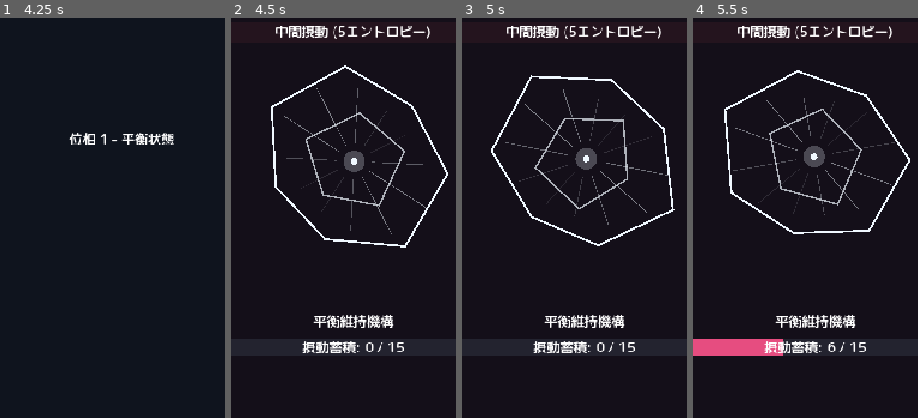
Above: before the commit, frames 1-4 (left to right).
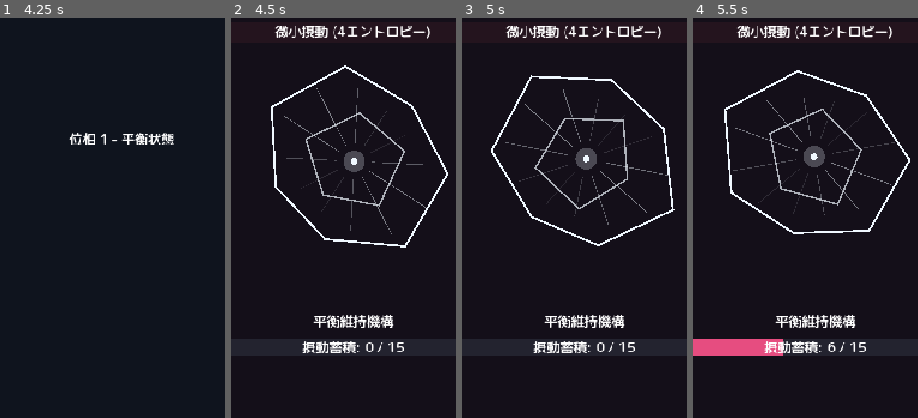
Above: after the commit, the same moments.

Repository: bracket-proton/complex
Game: Godot game, scene res://scenes/main_menu.tscn
The game is run twice, just before and just after one commit, with the same random seed, the same clock (stepped at 60 frames per second) and the same inputs.
Inputs (mouse positions are % of the whole screen's width and height, from its top left):
- Up to frame 1 (4.25 s): click "始める" at 0.5 s; click "戻る" at 1.25 s; click "⚙" at 2 s; click "戻る" at 2.75 s; click "始める" at 3.5 s
- Up to frame 2 (4.5 s): click "摂動を開始する" at 4.25 s
- Up to frame 3 (5 s): no input
- Up to frame 4 (5.5 s): click (24, 76) at 5.02 s
The pictures show only the part of the screen within x 23-73%, y 5-55%; the shares and areas given below are measured in that part.

Frame 1 is identical in both runs. In frame 2, 0.4% of the frame differs, in the area x 19-51%, y 2-5%; in frame 3, 0.4%; in frame 4, 0.4%.

Commit message:
any change

Diff:
--- a/data/game_config.json
+++ b/data/game_config.json
@@ -38,11 +38,28 @@
       "enemy_color": "#F0F8FF",
       "stability_threshold": 15,
       "enemy_intents": [
-        {"text": "微小摂動 (4エントロピー)", "type": "entropy", "value": 4},
-        {"text": "局所不安定 (6エントロピー)", "type": "entropy", "value": 6},
-        {"text": "自己安定化", "type": "stabilize", "value": 0},
-        {"text": "中間摂動 (5エントロピー)", "type": "entropy", "value": 5}
-      ]
+        {
+          "text": "微小摂動 (4エントロピー)",
+          "type": "entropy",
+          "value": 4
+        },
+        {
+          "text": "局所不安定 (6エントロピー)",
+          "type": "entropy",
+          "value": 6
+        },
+        {
+          "text": "自己安定化",
+          "type": "stabilize",
+          "value": 0
+        },
+        {
+          "text": "中間摂動 (5エントロピー)",
+          "type": "entropy",
+          "value": 5
+        }
+      ],
+      "enemy_intent_mode": "sequential"
     },
     {
       "name": "非平衡ダイナミクス",
@@ -50,11 +67,29 @@
       "enemy_color": "#8B008B",
       "stability_threshold": 20,
       "enemy_intents": [
-        {"text": "大規模摂動 (6エントロピー)", "type": "entropy", "value": 6},
-        {"text": "連鎖不安定 (4エントロピー×2)", "type": "entropy", "value": 4, "multi": 2},
-        {"text": "吸引子転移", "type": "stabilize", "value": 0},
-        {"text": "カオス的変動 (7エントロピー)", "type": "entropy", "value": 7}
-      ]
+        {
+          "text": "大規模摂動 (6エントロピー)",
+          "type": "entropy",
+          "value": 6
+        },
+        {
+          "text": "連鎖不安定 (4エントロピー×2)",
+          "type": "entropy",
+          "value": 4,
+          "multi": 2
+        },
+        {
+          "text": "吸引子転移",
+          "type": "stabilize",
+          "value": 0
+        },
+        {
+          "text": "カオス的変動 (7エントロピー)",
+          "type": "entropy",
+          "value": 7
+        }
+      ],
+      "enemy_intent_mode": "random"
     }
   ],
   "player_defaults": {
@@ -67,6 +102,7 @@
     "main_menu": "res://scenes/main_menu.tscn",
     "stage_select": "res://scenes/stage_select.tscn",
     "battle": "res://scenes/battle.tscn",
-    "reward": "res://scenes/reward.tscn"
+    "reward": "res://scenes/reward.tscn",
+    "clear_result": "res://scenes/clear_result.tscn"
   }
 }
--- a/scripts/autoload/game_state.gd
+++ b/scripts/autoload/game_state.gd
@@ -25,7 +25,6 @@
 func _load_config() -> void:
 	if _loaded:
 		return
-	_loaded = true
 
 	var file := FileAccess.open(CONFIG_PATH, FileAccess.READ)
 	if file == null:
@@ -36,10 +35,14 @@
 	var err := json.parse(file.get_as_text())
 	file.close()
 
-	if err == OK:
-		_config = json.data
-		if _config.has("floors"):
-			max_floor = _config["floors"].size()
+	if err != OK:
+		push_error("GameState: JSON解析エラー - %s" % json.get_error_message())
+		return
+
+	_config = json.data
+	_loaded = true
+	if _config.has("floors"):
+		max_floor = _config["floors"].size()
 
 func get_config() -> Dictionary:
 	_load_config()
@@ -65,6 +68,9 @@
 		"cards_per_turn": 3
 	})
 
+func get_scene_path(key: String, fallback: String = "") -> String:
+	return get_config().get("scene_flow", {}).get(key, fallback)
+
 func is_debug_mode() -> bool:
 	return get_config().get("debug_mode", false)
 
--- a/scripts/battle/battle_manager.gd
+++ b/scripts/battle/battle_manager.gd
@@ -41,6 +41,8 @@
 var next_perturb_bonus: int = 0
 var enemy_intent: Dictionary = {}
 var floor_config: Dictionary = {}
+var enemy_intent_index: int = 0
+var enemy_intent_mode: String = "random"
 
 func _ready() -> void:
 	end_turn_button.pressed.connect(_on_end_turn)
@@ -61,6 +63,13 @@
 	# フロア設定の読み込み
 	floor_config = GameState.get_floor_config(GameState.current_floor - 1)
 	stability_threshold = floor_config.get("stability_threshold", 35)
+	print("Debug: floor_config keys: ", floor_config.keys())
+	# 敵意図選択モードの取得（randomまたはsequential）
+	enemy_intent_mode = floor_config.get("enemy_intent_mode", "random")
+	# sequentialモードではインデックスをリセット
+	if enemy_intent_mode == "sequential":
+		enemy_intent_index = 0
+	print("Debug: Enemy intent mode = ", enemy_intent_mode)
 
 	# 敵の名前を設定
 	var enemy_name = floor_config.get("enemy_name", "摂動源")
@@ -68,6 +77,13 @@
 
 	# 敵スプライトの設定
 	_configure_enemy_sprite()
+
+	# プレイヤー初期値の読み込み
+	var defaults = GameState.get_player_defaults()
+	player_max_structure = defaults.get("max_structure", 30)
+	max_energy = defaults.get("start_energy", 1)
+	player_structure = player_max_structure
+	energy = max_energy
 
 	# プレイヤーデッキを使用（空なら初期デッキ）
 	if GameState.player_deck.is_empty():
@@ -141,8 +157,12 @@
 		# フォールバック
 		enemy_intent = {"text": "微小摂動 (3エントロピー)", "type": "entropy", "value": 3}
 	else:
-		enemy_intent = intents[randi() % intents.size()]
-	intent_label.text = enemy_intent.get("text", "???")
+		if enemy_intent_mode == "random":
+			enemy_intent = intents[randi() % intents.size()]
+		elif enemy_intent_mode == "sequential":
+			enemy_intent = intents[enemy_intent_index]
+			enemy_intent_index = (enemy_intent_index + 1) % intents.size()
+		intent_label.text = enemy_intent.get("text", "???")
 
 func _draw_cards(count: int) -> void:
 	for i in count:
@@ -349,9 +369,9 @@
 
 	# 最後のバトルならクリアリザルトへ、 otherwise 報酬画面へ
 	if GameState.current_floor >= GameState.max_floor:
-		get_tree().change_scene_to_file("res://scenes/clear_result.tscn")
+		get_tree().change_scene_to_file(GameState.get_scene_path("clear_result", "res://scenes/clear_result.tscn"))
 	else:
-		get_tree().change_scene_to_file("res://scenes/reward.tscn")
+		get_tree().change_scene_to_file(GameState.get_scene_path("reward", "res://scenes/reward.tscn"))
 
 func _play_enemy_defeat_animation() -> void:
 	# 摂動源が相転移（発散）するアニメーション
@@ -383,7 +403,7 @@
 
 func _on_defeat_reset() -> void:
 	GameState.reset_run()
-	get_tree().change_scene_to_file("res://scenes/main_menu.tscn")
+	get_tree().change_scene_to_file(GameState.get_scene_path("main_menu", "res://scenes/main_menu.tscn"))
 
 # --- デッキ/山札/捨て札ビューポップアップ ---
 
--- a/scripts/battle/clear_result.gd
+++ b/scripts/battle/clear_result.gd
@@ -21,4 +21,4 @@
 
 func _on_title_pressed() -> void:
 	GameState.reset_run()
-	get_tree().change_scene_to_file("res://scenes/main_menu.tscn")
+	get_tree().change_scene_to_file(GameState.get_scene_path("main_menu", "res://scenes/main_menu.tscn"))
--- a/scripts/main.gd
+++ b/scripts/main.gd
@@ -7,4 +7,4 @@
 		settings_btn.pressed.connect(Settings.open_settings)
 
 func _on_start_button_pressed() -> void:
-	get_tree().change_scene_to_file("res://scenes/stage_select.tscn")
+	get_tree().change_scene_to_file(GameState.get_scene_path("stage_select", "res://scenes/stage_select.tscn"))
--- a/scripts/reward/reward.gd
+++ b/scripts/reward/reward.gd
@@ -48,6 +48,6 @@
 	if not selected_card_data.is_empty():
 		GameState.player_deck.append(selected_card_data.duplicate())
 	if GameState.advance_floor():
-		get_tree().change_scene_to_file("res://scenes/battle.tscn")
+		get_tree().change_scene_to_file(GameState.get_scene_path("battle", "res://scenes/battle.tscn"))
 	else:
-		get_tree().change_scene_to_file("res://scenes/clear_result.tscn")
+		get_tree().change_scene_to_file(GameState.get_scene_path("clear_result", "res://scenes/clear_result.tscn"))
--- a/scripts/stage_select/stage_select.gd
+++ b/scripts/stage_select/stage_select.gd
@@ -21,8 +21,8 @@
 	stage_name_label.text = "位相 %d - %s" % [GameState.current_floor, floor_name]
 
 func _on_start_pressed() -> void:
-	get_tree().change_scene_to_file("res://scenes/battle.tscn")
+	get_tree().change_scene_to_file(GameState.get_scene_path("battle", "res://scenes/battle.tscn"))
 
 func _on_back_pressed() -> void:
 	GameState.reset_run()
-	get_tree().change_scene_to_file("res://scenes/main_menu.tscn")
+	get_tree().change_scene_to_file(GameState.get_scene_path("main_menu", "res://scenes/main_menu.tscn"))
Not shown, changed: export_presets.cfg
Not shown, changed: README.md
